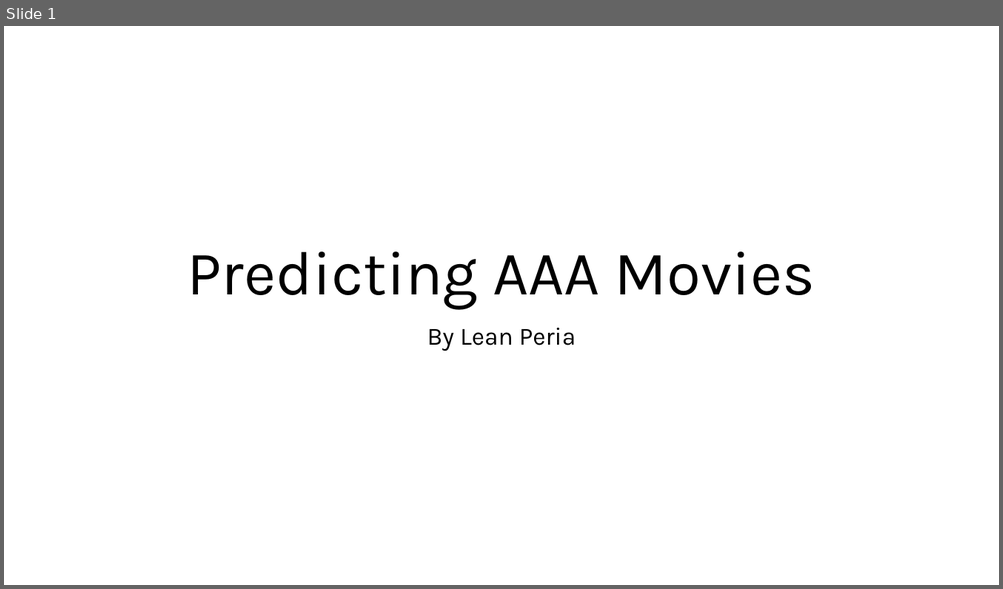
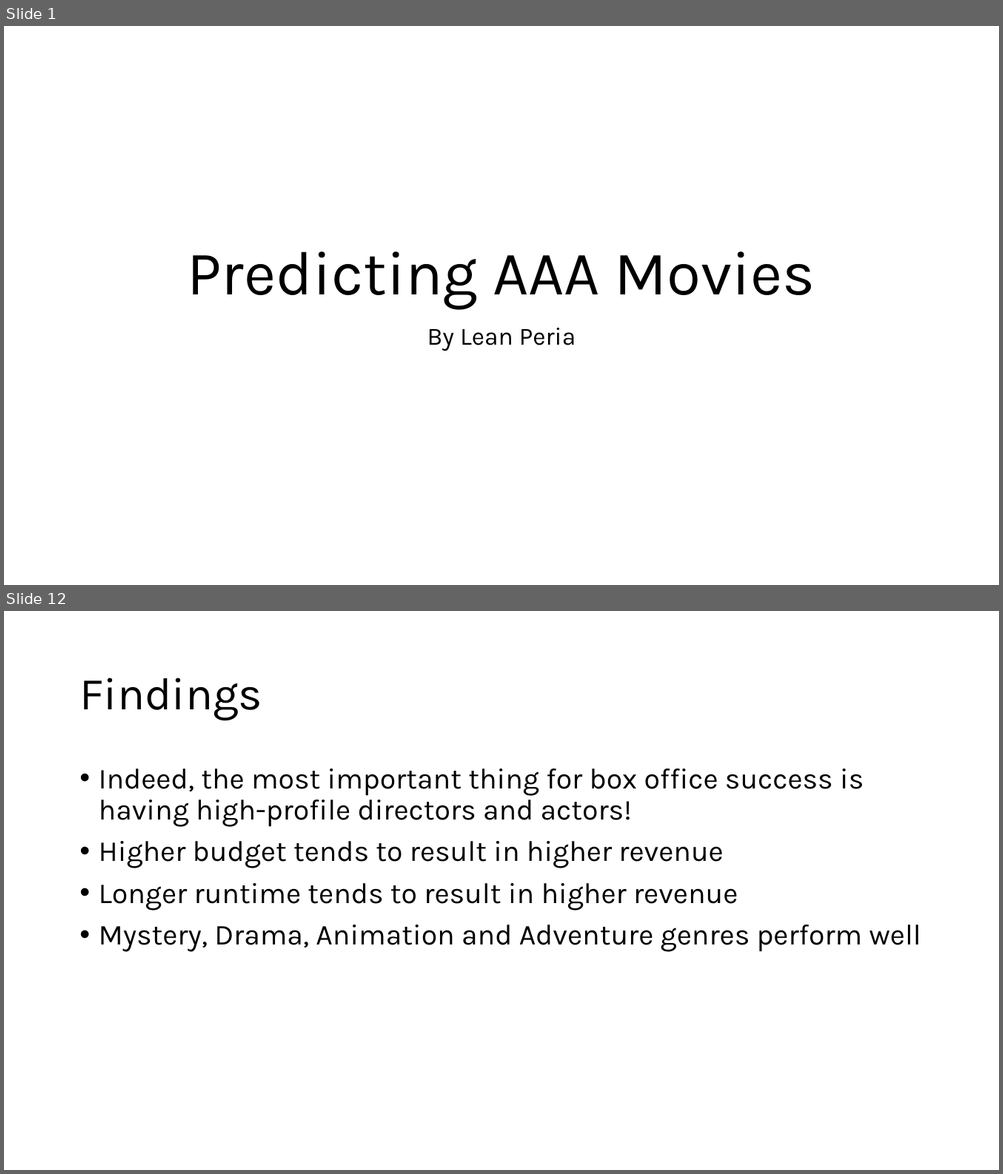
Before and after one commit to leanperia/MoviesRecommendedByLean, a slide deck: Slide Deck - Predicting AAA Movies.pptx. Shown one above the other, each under a label of ours: slide 1 before the commit, slides 1 and 12 after it; the slides between them are not shown. The pictures are 1003x589 and 1003x1174 pixels, drawn with LibreOffice and Linux fonts; fonts in the diff are those of the drawing. Boxes give left, top, right and bottom in pixels: in the first picture for what was removed or moved away, otherwise in the second. Text is boxed around its words. In the diff, an @@ line names an element or a change of style, - is before the commit and + after.

```diff
--- a/Slide Deck - Predicting AAA Movies.pptx
+++ b/Slide Deck - Predicting AAA Movies.pptx
@@ slide 12 added at (4,611,999,1170), background #FFFFFF @@
@@ title added at (79,678,262,721), 44 pt, text #000000 @@
+Findings
@@ text added at (99,769,921,952), 28 pt, text #000000 @@
+• Indeed, the most important thing for box office success is having high-profile directors and actors!
+• Higher budget tends to result in higher revenue
+• Longer runtime tends to result in higher revenue
+• Mystery, Drama, Animation and Adventure genres perform well
```
Also in this commit, not shown: 12 other slides added, 1 slide removed, 3 other files.
